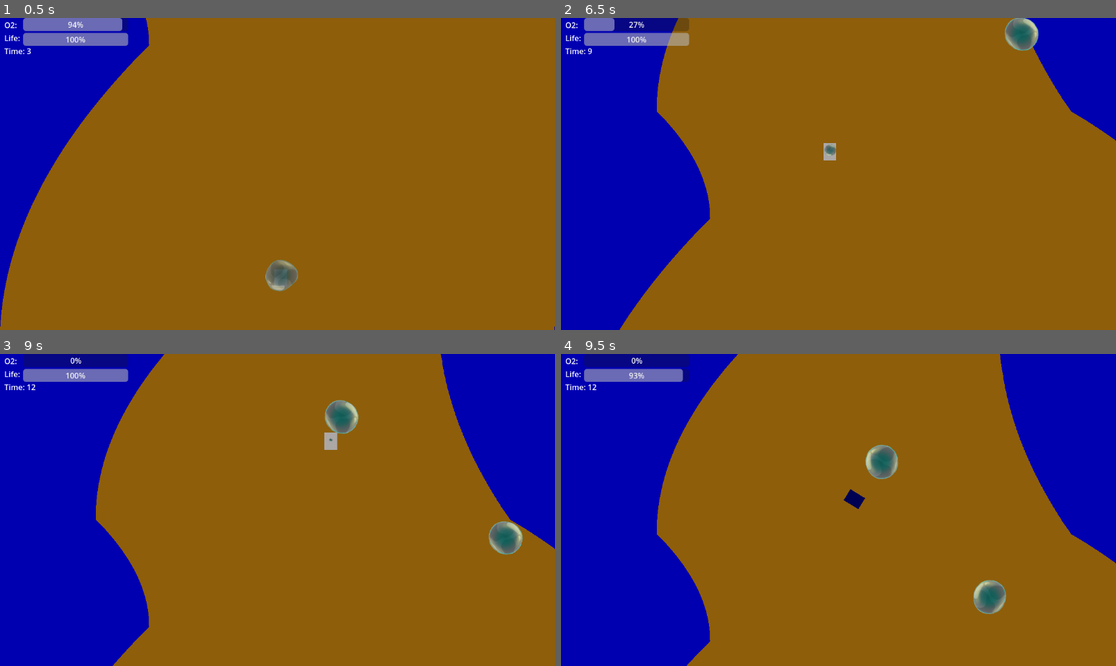
Above: before the commit, frames 1-4 (two rows, left to right).
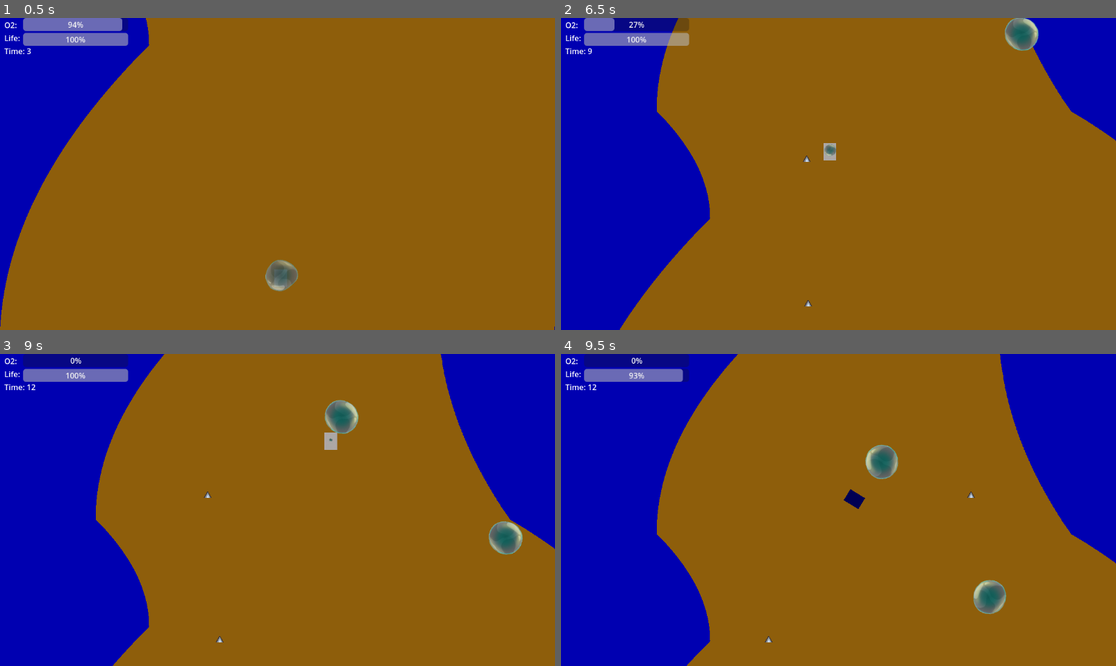
Above: after the commit, the same moments.

Repository: KnGod667/GGJ2025
Game: Godot game, scene res://scenes/main scene.tscn
Same seed, same stepped clock (60 frames per second), same inputs: the game is played once before the commit and once after it.
Inputs (mouse positions are in pixels of both pictures, inside the frame that each line leads up to):
- Up to frame 1 (0.5 s): no input
- Up to frame 2 (6.5 s): move the mouse to (960, 158) at 0.52 s; move the mouse to (727, 189) at 1.27 s; move the mouse to (894, 105) at 2.02 s; move the mouse to (810, 236) at 2.77 s; move the mouse to (1005, 220) at 3.52 s; move the mouse to (672, 127) at 4.27 s; move the mouse to (866, 174) at 5.02 s; move the mouse to (755, 96) at 5.77 s
- Up to frame 3 (9 s): move the mouse to (399, 494) at 6.52 s; move the mouse to (166, 525) at 7.27 s; move the mouse to (333, 441) at 8.02 s; move the mouse to (249, 572) at 8.77 s
- Up to frame 4 (9.5 s): no input

Frame 1 is identical in both runs. In frame 2, less than 0.1% of the frame differs, in the area x 43-46%, y 44-93%; in frame 3, less than 0.1%, in the area x 36-41%, y 44-93%; in frame 4, less than 0.1%.

Commit message:
Tallas rocosas

Diff:
--- a/scenes/main scene.tscn
+++ b/scenes/main scene.tscn
@@ -1,10 +1,11 @@
-[gd_scene load_steps=6 format=3 uid="uid://dnxw8vmc4fas2"]
+[gd_scene load_steps=7 format=3 uid="uid://dnxw8vmc4fas2"]
 
 [ext_resource type="PackedScene" uid="uid://dyranqmajllgv" path="res://scenes/terrain generator.tscn" id="1_3vxyn"]
 [ext_resource type="PackedScene" uid="uid://b3jnvwtu7da8p" path="res://scenes/CONTROL_UI/ui.tscn" id="2_p63ek"]
 [ext_resource type="Script" path="res://scripts/obstacles.gd" id="3_lmpng"]
 [ext_resource type="PackedScene" uid="uid://cw6q6vxj225wp" path="res://scenes/personaje.tscn" id="3_s1njr"]
 [ext_resource type="Script" path="res://scripts/mobs/enemies_fish.gd" id="4_opciq"]
+[ext_resource type="Script" path="res://scripts/rocks.gd" id="5_vjyml"]
 
 [node name="MainScene" type="Node2D"]
 
@@ -22,4 +23,8 @@
 script = ExtResource("4_opciq")
 time_spawn = 2.0
 
+[node name="Rocks" type="Node2D" parent="TerrainGenerator"]
+position = Vector2(576, 644)
+script = ExtResource("5_vjyml")
+
 [node name="UI" parent="." instance=ExtResource("2_p63ek")]
--- a/scripts/mobs/enemy_1.gd
+++ b/scripts/mobs/enemy_1.gd
@@ -1,19 +1,17 @@
 extends Node2D
 
 @export var speed = 600
+var player : CharacterBody2D
 var player_direction
 var direction
 
 func _ready() -> void:
-
-	player_direction = $"../Burbuja_player".global_position
-	direction = (player_direction - position).normalized()
+	pass
 
 func _process(delta: float) -> void:
-
-	var movement = direction * speed * delta
-
-	position += movement
+	position.y += delta * speed
+	if position.y > 648:
+		queue_free()
 
 
 func _on_hit_area_area_entered(area: Area2D) -> void:
--- a/scripts/obstacles.gd
+++ b/scripts/obstacles.gd
@@ -1,7 +1,7 @@
 extends Node2D
 #>>>>>>>>>>>>>>>>Esto esta mal, hay que tocarlo pero creo que es una buena idea no se<<<<<<<<<<<<<<<<<<<<<<<<<<<<<<<<<
 
-var timer :Timer = Timer.new()
+var timer1 :Timer = Timer.new()
 var gey  =  preload("res://scenes/obstacles/generador.tscn")
 var f : Node2D
 var geyIns : Node2D
@@ -11,9 +11,9 @@
 
 #Crea un timer para hacer el escaneo cada x tiempo
 func _ready() -> void:
-	add_child(timer)
-	timer.timeout.connect(_timer_timeout)
-	timer.start(5)
+	add_child(timer1)
+	timer1.timeout.connect(_timer_timeout)
+	timer1.start(5)
 
 #Al acabar de forma aleatoria escanea o para derecha o para izquierda poquito a poco
 func _timer_timeout():
@@ -23,6 +23,7 @@
 			scan(5)
 		else:
 			scan(-5)
+
 
 #Escanea en la dir dicha, genera lo que quieras en esa posicion en que detecto colision y reinicia la pos para la sig generacion
 func scan(move):
--- /dev/null
+++ b/scripts/rocks.gd
@@ -0,0 +1,22 @@
+extends Node2D
+var timerR : Timer = Timer.new()
+var rock = preload("res://scenes/mobs/enemy_1.tscn")
+var rockIns : Node2D
+var r : Node2D
+var rnd
+var pos
+
+func _ready() -> void:
+	add_child(timerR)
+	timerR.timeout.connect(_r_timer_timeout)
+	timerR.start(0.5)
+
+
+func _r_timer_timeout():
+	rnd =  randi_range(-300, 300)
+	pos = Vector2(rnd, -640)
+	if !TerrainAdapter.is_coliding(pos):
+		rockIns = rock.instantiate()
+		rockIns.position = pos
+		add_child(rockIns)
+		r = get_child(get_child_count()-1)
